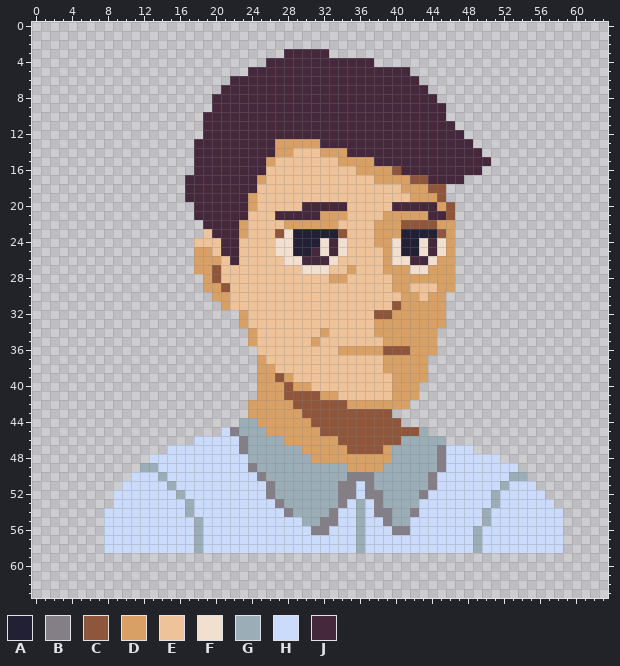
File history of a pixel-art sprite, sprites/portraits/berri-portrait.png. Above, as it was before the edit.
The file is 64x64 pixels. The old version is drawn lined up with the new one.
Palette (. is transparent): A #222034  B #847e87  C #8f563b  D #d9a066  E #eec39a  F #f1e0d0  G #9badb7  H #cbdbfc  J #45283c
Pixels before (only the part around the change), first column x 0:
 0 ..............................................................
 1 ..............................................................
 2 ..............................................................
 3 ............................JJJJJ.............................
 4 ..........................JJJJJJJJJJJJ........................
 5 ........................JJJJJJJJJJJJJJJJJJ....................
 6 ......................JJJJJJJJJJJJJJJJJJJJJ...................
 7 .....................JJJJJJJJJJJJJJJJJJJJJJJ..................
 8 ....................JJJJJJJJJJJJJJJJJJJJJJJJJ.................
 9 ....................JJJJJJJJJJJJJJJJJJJJJJJJJJ................
10 ...................JJJJJJJJJJJJJJJJJJJJJJJJJJJ................
11 ...................JJJJJJJJJJJJJJJJJJJJJJJJJJJJ...............
12 ...................JJJJJJJJJJJJJJJJJJJJJJJJJJJJJ..............
13 ..................JJJJJJJJJDDDDDJJJJJJJJJJJJJJJJJ.............
14 ..................JJJJJJJJJDDEEEDDDJJJJJJJJJJJJJJJ............
15 ..................JJJJJJJJDEEEEEEEDDDDJJJJJJJJJJJJJ...........
16 ..................JJJJJJJJEEEEEEEEEEDDDDCJJJJJJJJJ............
17 .................JJJJJJJJDEEEEEEEEEEEEDDDDCCJJJJ..............
18 .................JJJJJJJJEEEEEEEEEEEEEEEEDDDCC................
19 .................JJJJJJJDEEEEEEEEEEEEEEEEEDDDC................
20 ..................JJJJJJDEEEEEJJJJJEEEEEJJJJJDC...............
21 ..................JJJJJJEEEJJJJJDDDEEEEDDDDDJJC...............
22 ...................JJJJDEEEEDDDDDDEEEEDDDCCCCDD...............
23 ...................EJJJDEEECFAAAAACEEEDDDAAAACD...............
24 ..................EEEJJEEEEFFAAAFJFEEEDDFAAFJFD...............
25 ..................DDEJJEEEEFFAAJFJFEEEEDFAAFJFD...............
26 ..................DDDEJEEEEEFFJJJFEEEEEDFFJJFDD...............
27 ..................DDCEEEEEEEEEFFFEEDEEEDDDFFDDD...............
28 ...................DCEEEEEEEEEEEEDDEEEEEDDDDDDD...............
29 ...................DDCEEEEEEEEEEEEEEEEEEDDEEEDD...............
30 ....................DDEEEEEEEEEEEEEEEEEEEDDEDD................
31 .....................DEEEEEEEEEEEEEEEEEECDDDDD................
32 .......................DEEEEEEEEEEEEEECCDDDDDD................
33 .......................DEEEEEEEEEEEEEEDDDDDDDD................
34 ........................DEEEEEEEDEEEEEDDDDDDD.................
35 ........................DEEEEEEDEEEEEEEDDDDDD.................
36 .........................EEEEEEEEEDDDDDCCCDDD.................
37 .........................DEEEEEEEEEEEEEDDDDD..................
38 .........................DDEEEEEEEEEEEEDDDDD..................
39 .........................DDCDEEEEEEEEEEEDDDD..................
40 .........................DDDCDDEEEEEEEEEDDD...................
41 .........................DDDCCCCDDEEEEEEDDD...................
42 ........................DDDDDCCCCCCDDDDDDD....................
43 ........................DDDDDDCCCCCCCCCC......................
44 .......................GGDDDDDDCCCCCCCCCC.....................
45 .....................HBGGGDDDDDDCCCCCCCCCCCG..................
46 ..................HHHHHBGGGGDDDDDDCCCCCCCGGGGG................
47 ...............HHHHHHHHBGGGGGGDDDDDCCCCDGGGGGBHHH.............
48 .............HHHHHHHHHHHGGGGGGGDDDDDDDDDGGGGGBHHHHHH..........
49 ............GGHHHHHHHHHHBGGGGGGGGGGDDDDGGGGGGBHHHHHHHH........
50 ...........HHHGHHHHHHHHHHBGGGGGGGGGBBBGGGGGGBHHHHHHHHGG.......
51 ..........HHHHHGHHHHHHHHHHBGGGGGGGBBHBGGGGGGBHHHHHHHGHHH......
52 .........HHHHHHHGHHHHHHHHHBGGGGGGGBBHBBGGGGBHHHHHHHGHHHHH.....
53 .........HHHHHHHHGHHHHHHHHHBGGGGGGBHGHBGGGGHHHHHHHHGHHHHHH....
54 ........HHHHHHHHHGHHHHHHHHHHBGGGGBHHGHBBGGBHHHHHHHGHHHHHHHH...
55 ........HHHHHHHHHHGHHHHHHHHHHHGGBBHHGHHBGGHHHHHHHHGHHHHHHHH...
56 ........HHHHHHHHHHGHHHHHHHHHHHHBBHHHGHHHBBHHHHHHHGHHHHHHHHH...
57 ........HHHHHHHHHHGHHHHHHHHHHHHHHHHHGHHHHHHHHHHHHGHHHHHHHHH...
58 ........HHHHHHHHHHGHHHHHHHHHHHHHHHHHGHHHHHHHHHHHHGHHHHHHHHH...
59 ..............................................................
60 ..............................................................
61 ..............................................................
62 ..............................................................
63 ..............................................................
New version:
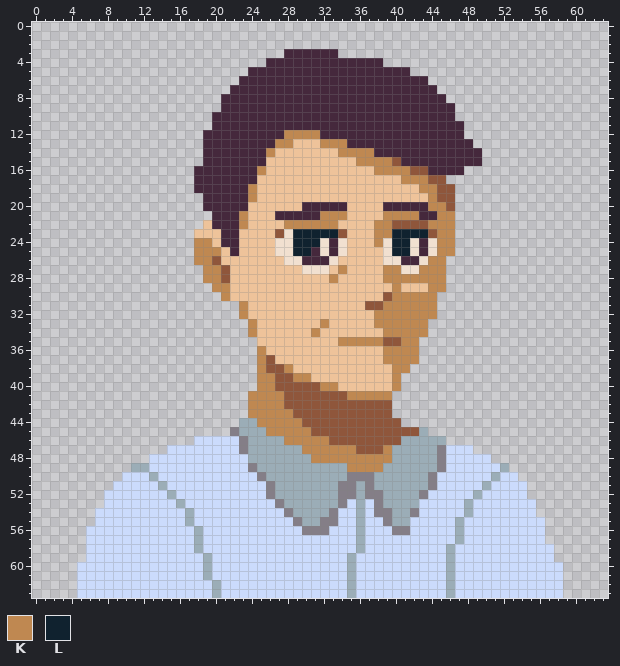
Colours new in this view: K #bf8851  L #10222f
Diff:
whole drawing moved by +3,-5 (the old picture is shown already moved)
Changed rows in their new state; - is an unchanged pixel.
first column x 5:
 3 ----------------------------J-------------------------
 4 ---------------------------------J--------------------
 6 -----------------.--------------------J---------------
 7 ----------------.----------------------J--------------
 8 ---------------.------------------------J-------------
 9 ---------------.-------------------------J------------
10 --------------.--------------------------J------------
11 --------------.---------------------------J-----------
12 -----------------------KKKK---------------------------
13 -------------.--------KKEEEKKK------------------------
14 -------------.-------KEE---EEKKKK---------------------
15 -------------.-------E-------EEKKKKC---------.--------
16 --------------------K----------EEKKKKCC----..---------
17 ------------.-------E------------EEEKKKCC..-----------
18 ------------.------K----------------EEKK-C------------
19 ------------..-----K-----------------EEK-C------------
20 -------------.-----E--------------J----KK-------------
21 -------------..---K--------KKK----KKKKJ-KK------------
22 --------------E---K----KKKKKK----KKC---KKK------------
23 -------------E-E--E-----LLLLL----KKLLLLCKK------------
24 -------------KK---------LLL------KFLLFJFKK------------
25 -------------KKKE-------LL--------FLLFJFKK------------
26 -------------KKC-E----------------F-J-FKK.------------
27 -------------.KKC------------KE---KKF-KKK.------------
28 --------------KKC-----------KE----KKKKKKK.------------
29 --------------.KK------------------KE--KK.------------
30 ---------------.K-----------------CKKKKK.-------------
31 ----------------..K-------------CCKKKKKK.-------------
32 ------------------K--------------KKKKKKK.-------------
33 ------------------.K-------K-----KKKKKK..-------------
34 -------------------K------KE-----EKKKKK.--------------
35 -------------------.------E--KKKKKCCKK..--------------
36 --------------------K--------EEEEEKKKK..--------------
37 --------------------KC------------KKKK.---------------
38 --------------------KCCK----------EKK..---------------
39 --------------------KK-CKK---------K...---------------
40 --------------------KKC-CCCKK------K..----------------
41 -------------------KKKK----CCCKKKKK...----------------
42 -------------------KKKKC------CCCCC..-----------------
43 -------------------KKKKKC-----------------------------
44 --------------------KKKKKC----------------------------
45 ----------------.----KKKKKC---------------------------
46 -----------------------KKKKKC-------------------------
47 -------------------------KKKKKK---K-------------------
48 --------------------------KKKKKKKKK-----------.-------
49 ------G-H---------------------KKKK-------------G.-----
50 -----H--GH------------------------------------G-H.----
51 ----H----GH--------------------G-------------G-H--.---
52 ---H------GH-------------------G------------G-H---..--
53 ---H-------GH------------------------------G--H----..-
54 --H----------------------------------------G-H-----...
55 --H---------GH----------B-----------------G--H------..
56 -HH----------------------B----------------G-H-------..
57 -HH---------------------------------------G-H-------..
58 -HH--------------------------------------G--H--------.
59 -HHHHHHHHHHHHHGHHHHHHHHHHHHHHHGHHHHHHHHHHGHHHHHHHHHHH-
60 HHHHHHHHHHHHHHGHHHHHHHHHHHHHHHGHHHHHHHHHHGHHHHHHHHHHHH
61 HHHHHHHHHHHHHHGHHHHHHHHHHHHHHHGHHHHHHHHHHGHHHHHHHHHHHH
62 HHHHHHHHHHHHHHHGHHHHHHHHHHHHHHGHHHHHHHHHHGHHHHHHHHHHHH
63 HHHHHHHHHHHHHHHGHHHHHHHHHHHHHHGHHHHHHHHHHGHHHHHHHHHHHH
Boxes around the changes in both pictures, in picture pixels (x1, y1, x2, y2):
added: (329, 49, 383, 67)
changed: (77, 76, 563, 598)
